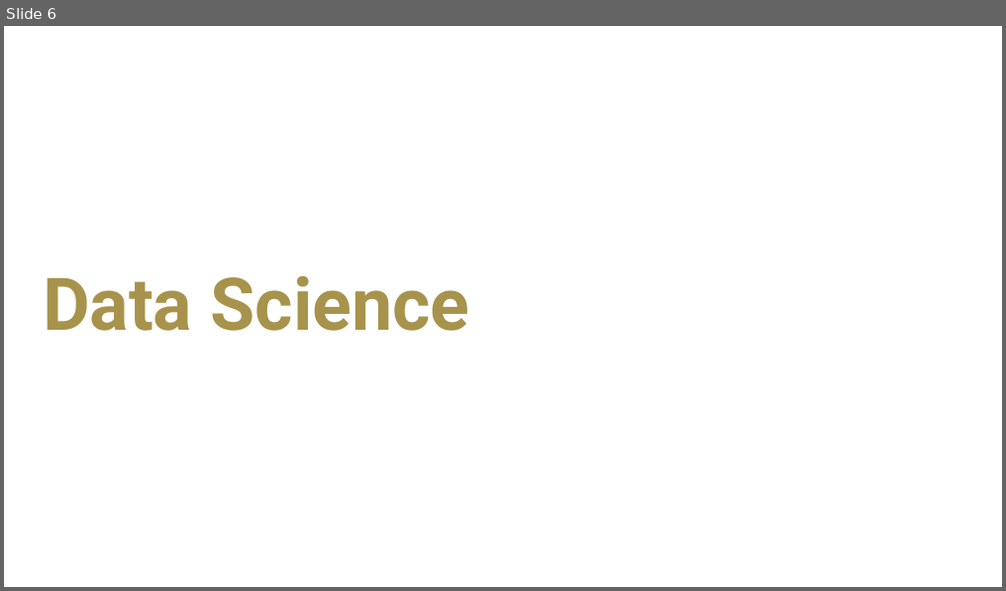
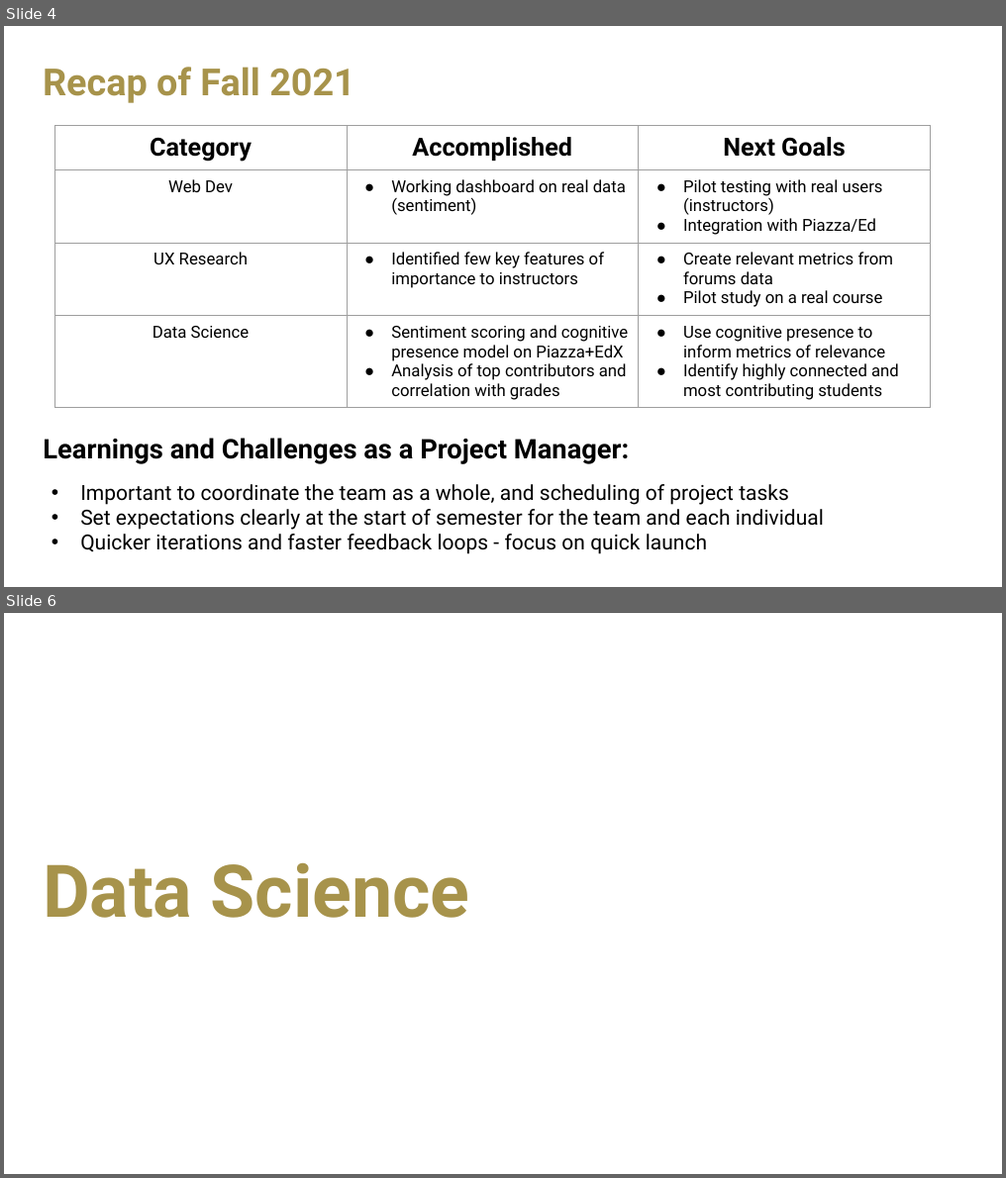
Before and after one commit to saloni-agshiker/DataDrivenEducationLab, a slide deck: spring-2022/presentations/VIP Presentation 1.pptx. Shown one above the other, each under a label of ours: slide 6 before the commit, slides 4 and 6 after it; the slides between them are not shown. The pictures are 1006x591 and 1006x1178 pixels, drawn with LibreOffice and Linux fonts; fonts in the diff are those of the drawing; background and template pictures are left out. Boxes give left, top, right and bottom in pixels: in the first picture for what was removed or moved away, otherwise in the second. Text is boxed around its words. In the diff, an @@ line names an element or a change of style, - is before the commit and + after.

Commit message:
Little reorganization and added project related files and docs for Spring 2022 - Pratik

```diff
--- a/spring-2022/presentations/VIP Presentation 1.pptx
+++ b/spring-2022/presentations/VIP Presentation 1.pptx
@@ slide 4 added at (4,26,1002,587), background picture (left out) @@
@@ title added at (43,67,355,103), 36 pt, text #A7934B, bold @@
+Recap of Fall 2021
@@ table added at (54,126,931,404), 4 rows, 3 columns @@
+Category | Accomplished | Next Goals
+Web Dev | Working dashboard on real data (sentiment) | Pilot testing with real users (instructors) / Integration with Piazza/Ed
+UX Research | Identified few key features of importance to instructors | Create relevant metrics from forums data / Pilot study on a real course
+Data Science | Sentiment scoring and cognitive presence model on Piazza+EdX / Analysis of top contributors and correlation with grades | Use cognitive presence to inform metrics of relevance / Identify highly connected and most contributing students
@@ text added at (43,438,824,555), 20 pt, text #000000 @@
+Learnings and Challenges as a Project Manager:
+• Important to coordinate the team as a whole, and scheduling of project tasks
+• Set expectations clearly at the start of semester for the team and each individual
+• Quicker iterations and faster feedback loops - focus on quick launch
```
Also in this commit, not shown: 8 slides changed, 11 other slides added, 13 slides removed, 11 other files.
